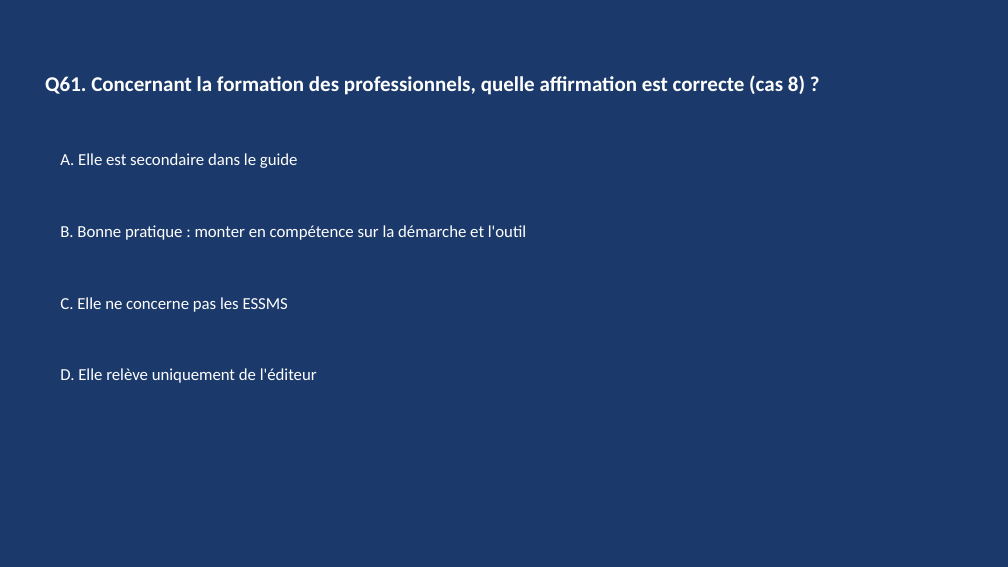
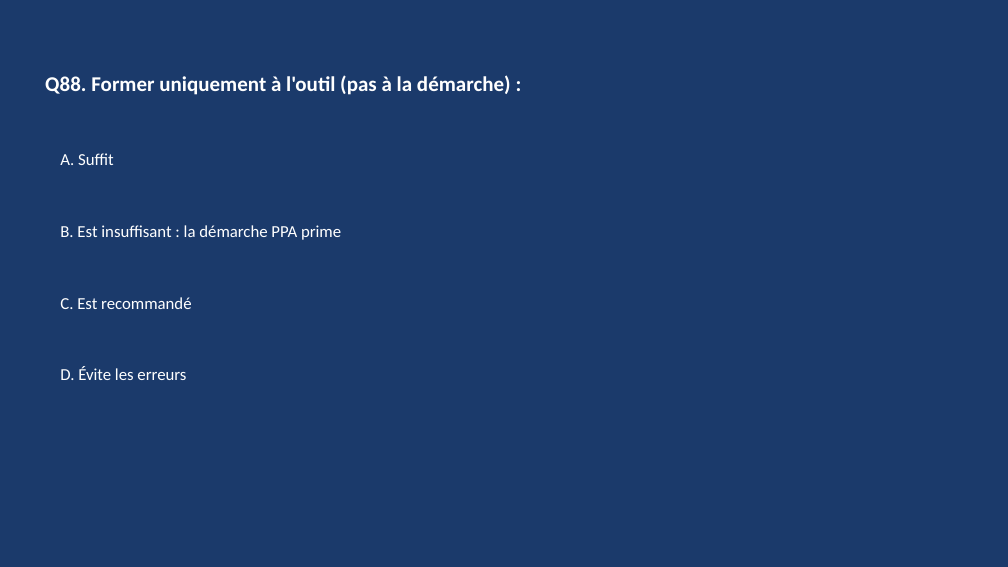
Before and after one commit to RicoBSJ/claude-travail-livrables, a slide deck: slide 175 of Livrables/Quiz/quiz_rbpp_ppa-dui_2026-06-27.pptx (slide 121 before the commit). Drawn at 1008x567 pixels with LibreOffice and Linux fonts; fonts in the diff are those of the drawing. Boxes give left, top, right and bottom in pixels: in the first picture for what was removed or moved away, otherwise in the second. Text is boxed around its words. In the diff, an @@ line names an element or a change of style, - is before the commit and + after.

```diff
--- a/Livrables/Quiz/quiz_rbpp_ppa-dui_2026-06-27.pptx
+++ b/Livrables/Quiz/quiz_rbpp_ppa-dui_2026-06-27.pptx
@@ text at (45, 75, 511, 95): text changed @@
-Q61. Concernant la formation des professionnels, quelle affirmation est correcte (cas 8) ?
+Q88. Former uniquement à l'outil (pas à la démarche) :
@@ text at (60, 153, 114, 165): text changed @@
-A. Elle est secondaire dans le guide
+A. Suffit
@@ text at (60, 225, 341, 240): text changed @@
-B. Bonne pratique : monter en compétence sur la démarche et l'outil
+B. Est insuffisant : la démarche PPA prime
@@ text at (60, 297, 191, 309): text changed @@
-C. Elle ne concerne pas les ESSMS
+C. Est recommandé
@@ text at (60, 367, 186, 380): text changed @@
-D. Elle relève uniquement de l'éditeur
+D. Évite les erreurs
```
Also in this commit, not shown: 142 other slides changed, 32 slides added, 54 slides removed, 1 other file.
